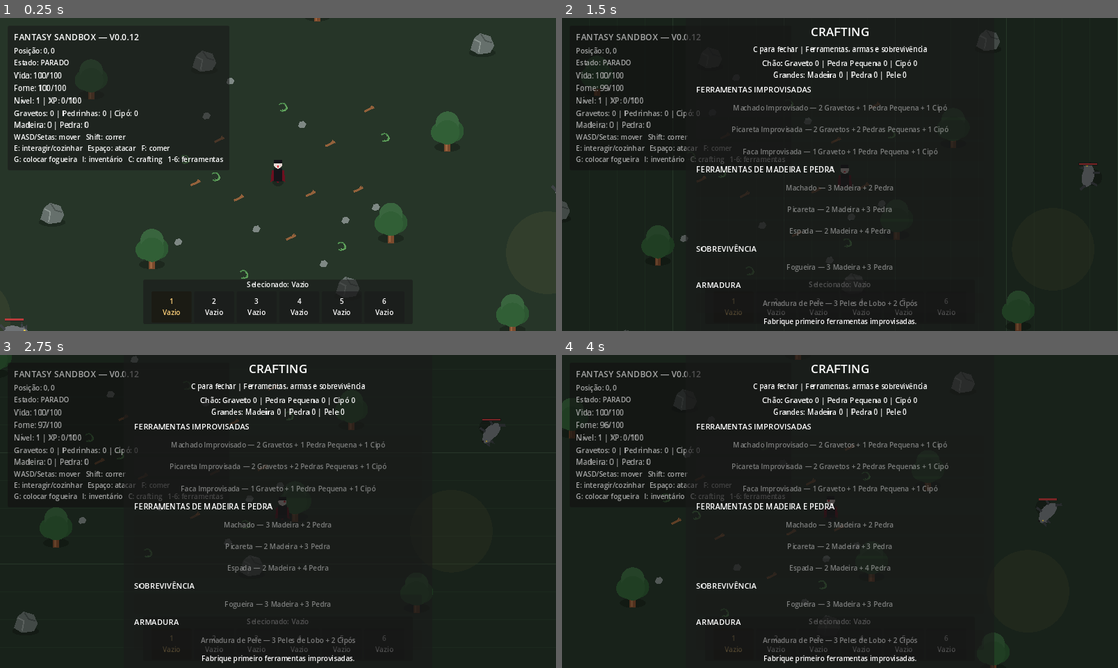
Above: before the commit, frames 1-4 (two rows, left to right).
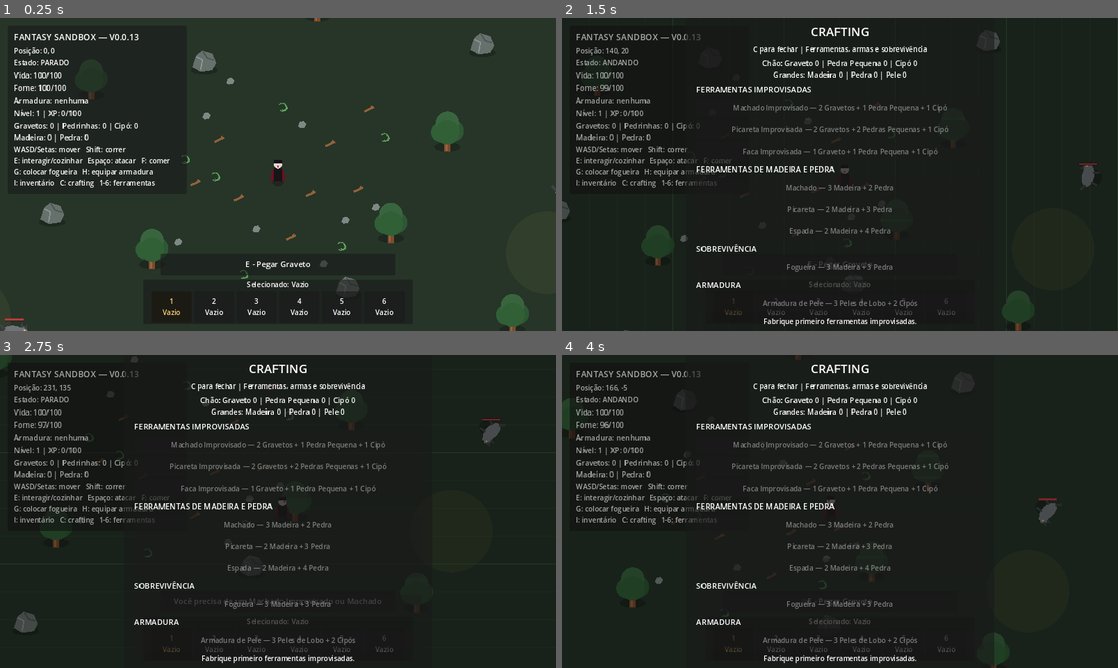
Above: after the commit, the same moments.

Repository: janduyankiingles-ops/Fantasy-Sandbox
Game: Godot game, scene res://scenes/main.tscn
Same seed, same stepped clock (60 frames per second), same inputs: the game is played once before the commit and once after it.
Inputs:
- Up to frame 1 (0.25 s): no input
- Up to frame 2 (1.5 s): tap Enter at 0.5 s; hold D 0.53-1.28 s; tap I at 0.6 s; tap Space at 0.77 s; hold S from 1.28 s (still down); tap C at 1.35 s
- Up to frame 3 (2.75 s): tap Space at 1.52 s; release S at 2.03 s; hold D from 2.03 s (still down); tap G at 2.1 s
- Up to frame 4 (4 s): release D at 2.78 s; hold W 2.78-3.53 s; tap H at 2.85 s; tap Space at 3.02, 3.77 s; hold A from 3.53 s (still down); tap 1 at 3.6 s

The runs differ from the first frame. In frame 1, 2.5% of the frame differs, in the area x 2-59%, y 5-83%; in frame 2, 2.0%; in frame 3, 2.3%; in frame 4, 2.0%.
Error before the commit: Invalid assignment of property or key 'text' with value of type 'String' on a base object of type 'null instance'. (res://scripts/main.gd:73)

Commit message:
v0.0.13: add armor HUD and control hint

Diff:
--- a/scenes/main.tscn
+++ b/scenes/main.tscn
@@ -35,7 +35,7 @@
 offset_left = 18.0
 offset_top = 18.0
 offset_right = 430.0
-offset_bottom = 300.0
+offset_bottom = 330.0
 
 [node name="Margin" type="MarginContainer" parent="HUD/Panel"]
 theme_override_constants/margin_left = 14
@@ -48,7 +48,7 @@
 
 [node name="Title" type="Label" parent="HUD/Panel/Margin/VBox"]
 theme_override_font_sizes/font_size = 20
-text = "FANTASY SANDBOX — V0.0.12"
+text = "FANTASY SANDBOX — V0.0.13"
 
 [node name="PositionLabel" type="Label" parent="HUD/Panel/Margin/VBox"]
 text = "Posição: 0, 0"
@@ -64,6 +64,10 @@
 theme_override_font_sizes/font_size = 17
 text = "Fome: 100/100"
 
+[node name="ArmorLabel" type="Label" parent="HUD/Panel/Margin/VBox"]
+theme_override_font_sizes/font_size = 17
+text = "Armadura: nenhuma"
+
 [node name="ProgressionLabel" type="Label" parent="HUD/Panel/Margin/VBox"]
 theme_override_font_sizes/font_size = 17
 text = "Nível: 1 | XP: 0/100"
@@ -73,7 +77,7 @@
 text = "Gravetos: 0 | Pedrinhas: 0 | Cipó: 0\nMadeira: 0 | Pedra: 0"
 
 [node name="Controls" type="Label" parent="HUD/Panel/Margin/VBox"]
-text = "WASD/Setas: mover   Shift: correr\nE: interagir/cozinhar   Espaço: atacar   F: comer\nG: colocar fogueira   I: inventário   C: crafting   1-6: ferramentas"
+text = "WASD/Setas: mover   Shift: correr\nE: interagir/cozinhar   Espaço: atacar   F: comer\nG: colocar fogueira   H: equipar armadura\nI: inventário   C: crafting   1-6: ferramentas"
 
 [node name="InteractionPanel" type="PanelContainer" parent="HUD"]
 visible = false
